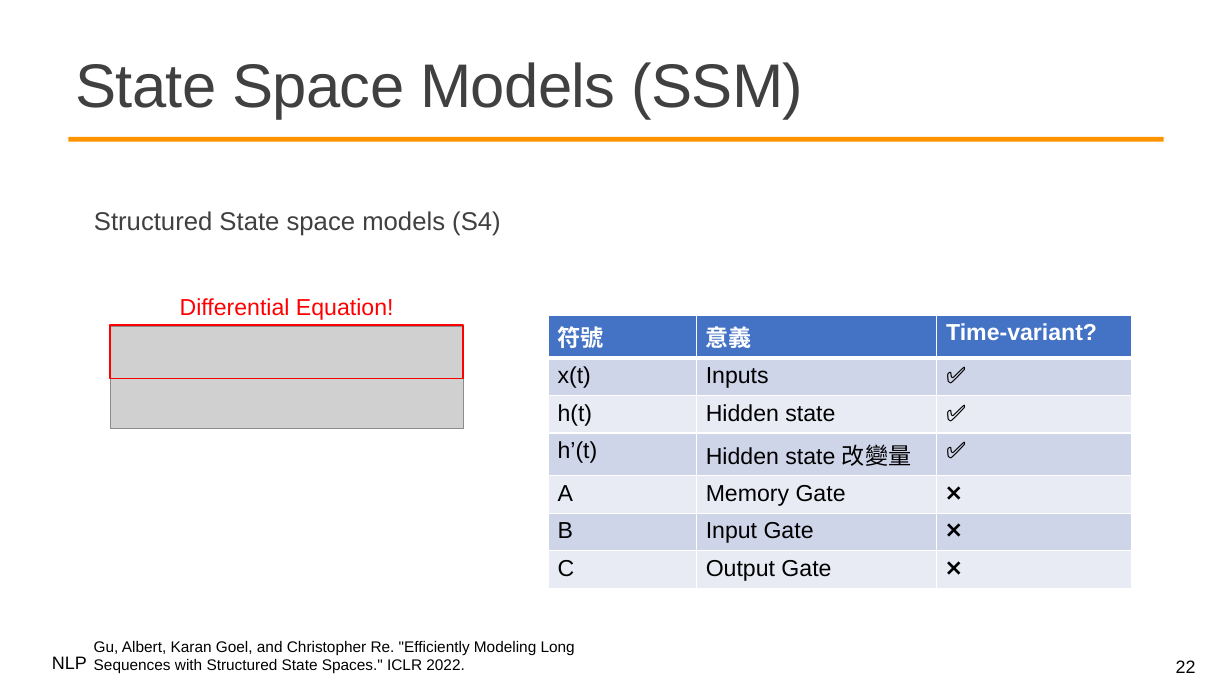
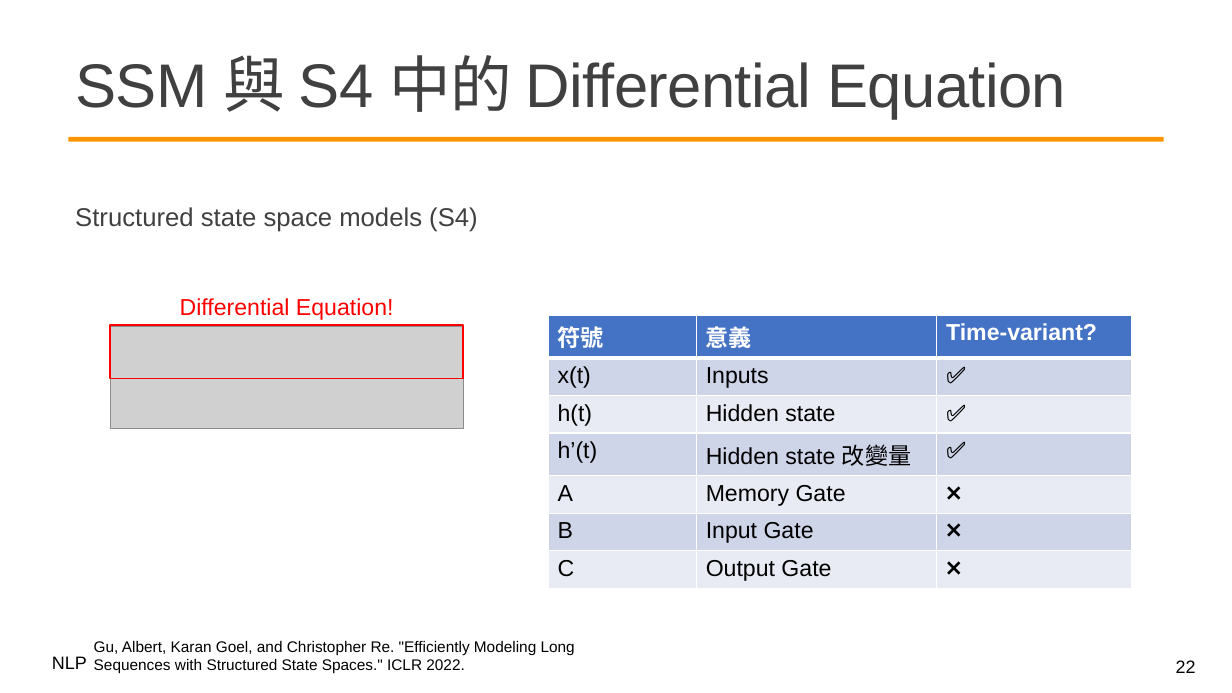
Before and after one commit to mcps5601/CGUNLP_2026_Spring, a slide deck: slide 22 of slides/w14_mamba_0525.pptx. Drawn at 1232x693 pixels with LibreOffice and Linux fonts; fonts in the diff are those of the drawing; grey boxes stand for pictures; background and template pictures are left out. Boxes give left, top, right and bottom in pixels: in the first picture for what was removed or moved away, otherwise in the second. Text is boxed around its words. In the diff, an @@ line names an element or a change of style, - is before the commit and + after.

```diff
--- a/slides/w14_mamba_0525.pptx
+++ b/slides/w14_mamba_0525.pptx
@@ title at [75,55,1066,118]: text changed @@
-State Space Models (SSM)
+SSM 與 S4 中的 Differential Equation
@@ text at [75,207,478,232]: text changed @@
-  Structured State space models (S4)
+  Structured state space models (S4)
```
Also in this commit, not shown: 4 other slides changed, 1 other file.
